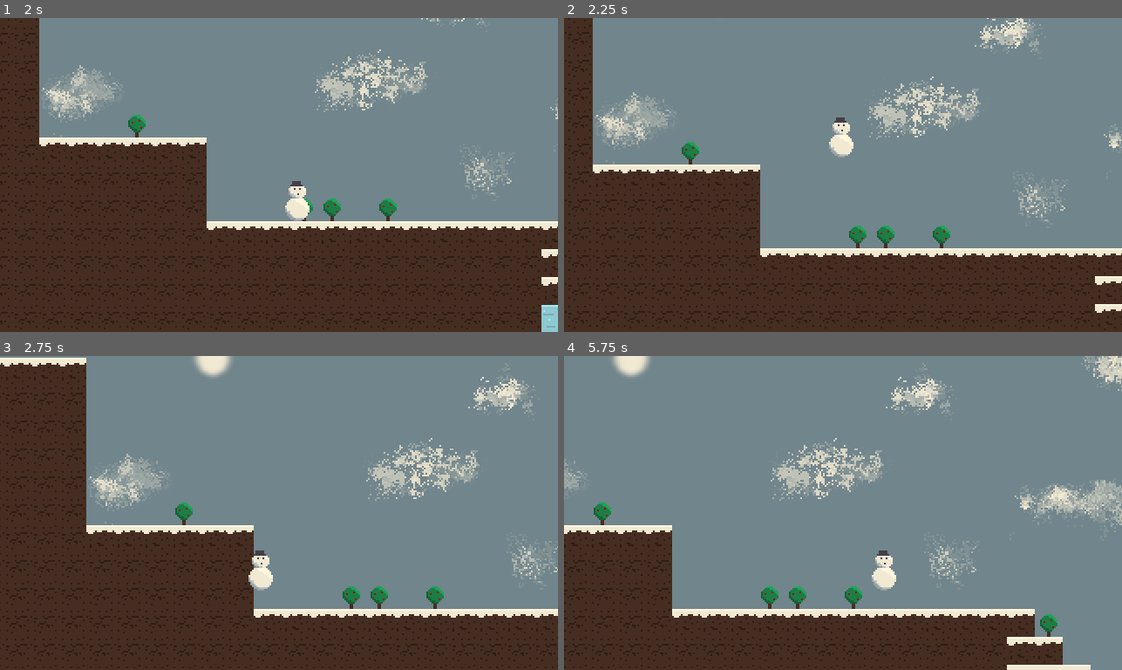
Above: before the commit, frames 1-4 (two rows, left to right).
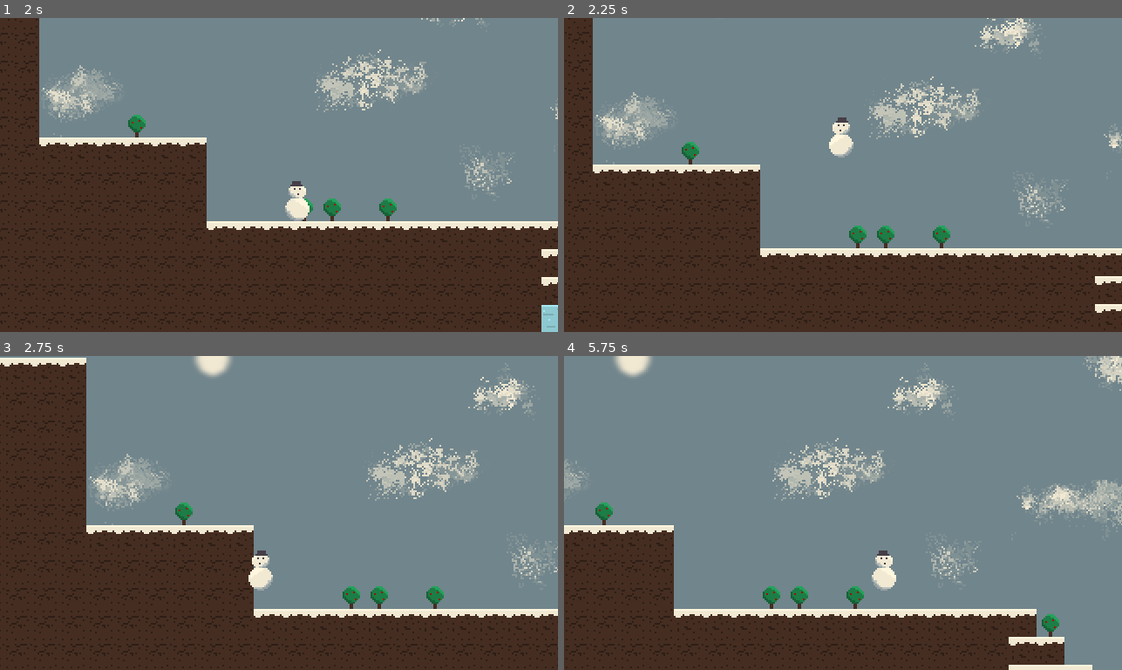
Above: after the commit, the same moments.

Repository: streebree/slickmode
Game: Godot game, scene res://scenes/areas/area.tscn
Same seed, same stepped clock (60 frames per second), same inputs: the game is played once before the commit and once after it.
Inputs (mouse positions are in pixels of both pictures, inside the frame that each line leads up to):
- Up to frame 1 (2 s): tap Enter (ui_accept) at 0.5, 1.52, 1.55, 1.82 s; move the mouse to (401, 159) at 0.52 s; hold Enter (ui_accept) 0.53-1.28 s; hold Right (ui_right) from 0.53 s (still down); click (401, 159) at 0.67 s; move the mouse to (167, 190) at 1.27 s; tap Shift (run) at 1.35 s
- Up to frame 2 (2.25 s): move the mouse to (898, 105) at 2.02 s; release Right (ui_right) at 2.03 s; hold Left (ui_left) from 2.03 s (still down); hold Enter (ui_accept) from 2.03 s (still down); tap F at 2.1 s
- Up to frame 3 (2.75 s): keep holding Left (ui_left); keep holding Enter (ui_accept)
- Up to frame 4 (5.75 s): move the mouse to (815, 575) at 2.77 s; release Left (ui_left) at 2.78 s; release Enter (ui_accept) at 2.78 s; hold Right (ui_right) 2.78-4.28 s; tap Enter (ui_accept) at 2.85, 3.02, 3.32, 4.52, 4.55, 4.82 s; click (815, 575) at 2.92 s; move the mouse to (1010, 560) at 3.52 s; hold Enter (ui_accept) 3.53-4.28 s; tap Shift (run) at 3.6 s; move the mouse to (675, 465) at 4.27 s; hold Left (ui_left) 4.28-5.03 s; tap F at 4.35 s; move the mouse to (870, 513) at 5.02 s; hold Right (ui_right) from 5.03 s (still down); hold Enter (ui_accept) from 5.03 s (still down); click (870, 513) at 5.17 s

Frame 1 is identical in both runs. In frame 2, 0.1% of the frame differs, in the area x 47-52%, y 31-44%; in frame 3, 0.1%; in frame 4, 3.9%, in the area x 0-100%, y 0-100%.

Commit message:
Add ducking

Diff:
--- a/slick-game/scenes/areas/area.tscn
+++ b/slick-game/scenes/areas/area.tscn
@@ -40,7 +40,7 @@
 script = ExtResource("1_oo7e7")
 
 [node name="TileMapLayer" type="TileMapLayer" parent="." unique_id=977616795]
-tile_map_data = PackedByteArray("AAAAAAAAAAABAAAAAAABAAAAAAA …(14784 unchanged characters)… CAAAAAADp//n/AAACAAAAAADw//z/AAACAAAAAAA=")
+tile_map_data = PackedByteArray("AAAAAAAAAAABAAAAAAABAAAAAAA …(14784 unchanged characters)… CAAAAAADp//n/AAACAAAAAADw//z/AAACAAAAAAA+AAcAAAAAAAEAAABEAAcAAAAAAAEAAAAPAP7/AAAAAAEAAAAPAP3/AAAAAAEAAAA=")
 tile_set = SubResource("TileSet_0ik7n")
 
 [node name="CharacterBody2D" parent="." unique_id=1919126236 instance=ExtResource("3_prnpl")]
--- a/slick-game/scenes/snowman.gd
+++ b/slick-game/scenes/snowman.gd
@@ -1,6 +1,7 @@
 extends CharacterBody2D
 
 @onready var sprite: AnimatedSprite2D = $AnimatedSprite2D
+@onready var head_hitbox: CollisionShape2D = $"Head Hitbox"
 
 const SPEED = 300.0
 const JUMP_VELOCITY = -350.0
@@ -67,6 +68,7 @@
 
 	# Handle left/right movement.
 	var direction := Input.get_axis("ui_left", "ui_right")
+	var direction_vertical := Input.get_axis("ui_up", "ui_down")
 
 	if Input.is_action_just_pressed("run") and dash_cooldown_current <= 0 and dash_duration_current <= 0:
 		# dash just started:
@@ -91,9 +93,9 @@
 	# Cap the speed, but change it slowly.
 	if absf(velocity.x) > SPEED_CAP:
 		if velocity.x > 0:
-			velocity.x = move_toward(velocity.x, SPEED_CAP, delta * 300)
+			velocity.x = move_toward(velocity.x, SPEED_CAP, delta * 400)
 		else:
-			velocity.x = move_toward(velocity.x, -SPEED_CAP, delta * 300)
+			velocity.x = move_toward(velocity.x, -SPEED_CAP, delta * 400)
 
 	prev_x_velocity = velocity.x
 
@@ -102,13 +104,28 @@
 		health -= 1
 		velocity.y -= 150
 		if delta_x_from_enemy_hit > 0:
-			velocity.x -= 200
+			velocity.x = -50
 		if delta_x_from_enemy_hit < 0:
-			velocity.x += 200
+			velocity.x = 50
 		damage_collision_count = 0
 		# TODO: Handle health if you die.
 		print("health ", health)
 
+	# Handle sprite change when pressing left or right.
+	if direction > 0:
+		sprite.flip_h = false
+	elif direction < 0:
+		sprite.flip_h = true
+
+	# Handle ducking:
+	if direction_vertical > 0:
+		sprite.scale = Vector2(1.3, 0.7)
+		sprite.offset.y = 6
+		head_hitbox.disabled = true
+	else:
+		sprite.scale = Vector2(1, 1)
+		sprite.offset.y = 0
+		head_hitbox.disabled = false
 
 	move_and_slide()
 
@@ -151,6 +168,6 @@
 	if velocity.y > 0:
 		body.destroy()
 		if Input.is_action_pressed("ui_accept"):
-			velocity.y = JUMP_VELOCITY - 70
+			velocity.y = JUMP_VELOCITY - 30
 		else:
 			velocity.y = JUMP_VELOCITY / 3
--- a/slick-game/scenes/snowman.tscn
+++ b/slick-game/scenes/snowman.tscn
@@ -15,7 +15,10 @@
 }]
 
 [sub_resource type="RectangleShape2D" id="RectangleShape2D_0et35"]
-size = Vector2(8, 18)
+size = Vector2(8, 9)
+
+[sub_resource type="RectangleShape2D" id="RectangleShape2D_3gxhq"]
+size = Vector2(8, 10)
 
 [sub_resource type="RectangleShape2D" id="RectangleShape2D_s1rrw"]
 size = Vector2(8, 1)
@@ -35,9 +38,13 @@
 [node name="AnimatedSprite2D" type="AnimatedSprite2D" parent="." unique_id=721837144]
 sprite_frames = SubResource("SpriteFrames_j7fvb")
 
-[node name="Physics Hitbox" type="CollisionShape2D" parent="." unique_id=713872290]
-position = Vector2(0, 7)
+[node name="Body Hitbox" type="CollisionShape2D" parent="." unique_id=713872290]
+position = Vector2(0, 11.5)
 shape = SubResource("RectangleShape2D_0et35")
+
+[node name="Head Hitbox" type="CollisionShape2D" parent="." unique_id=1226077295]
+position = Vector2(0, 2)
+shape = SubResource("RectangleShape2D_3gxhq")
 
 [node name="Camera2D" type="Camera2D" parent="." unique_id=96300986]
 zoom = Vector2(2, 2)
